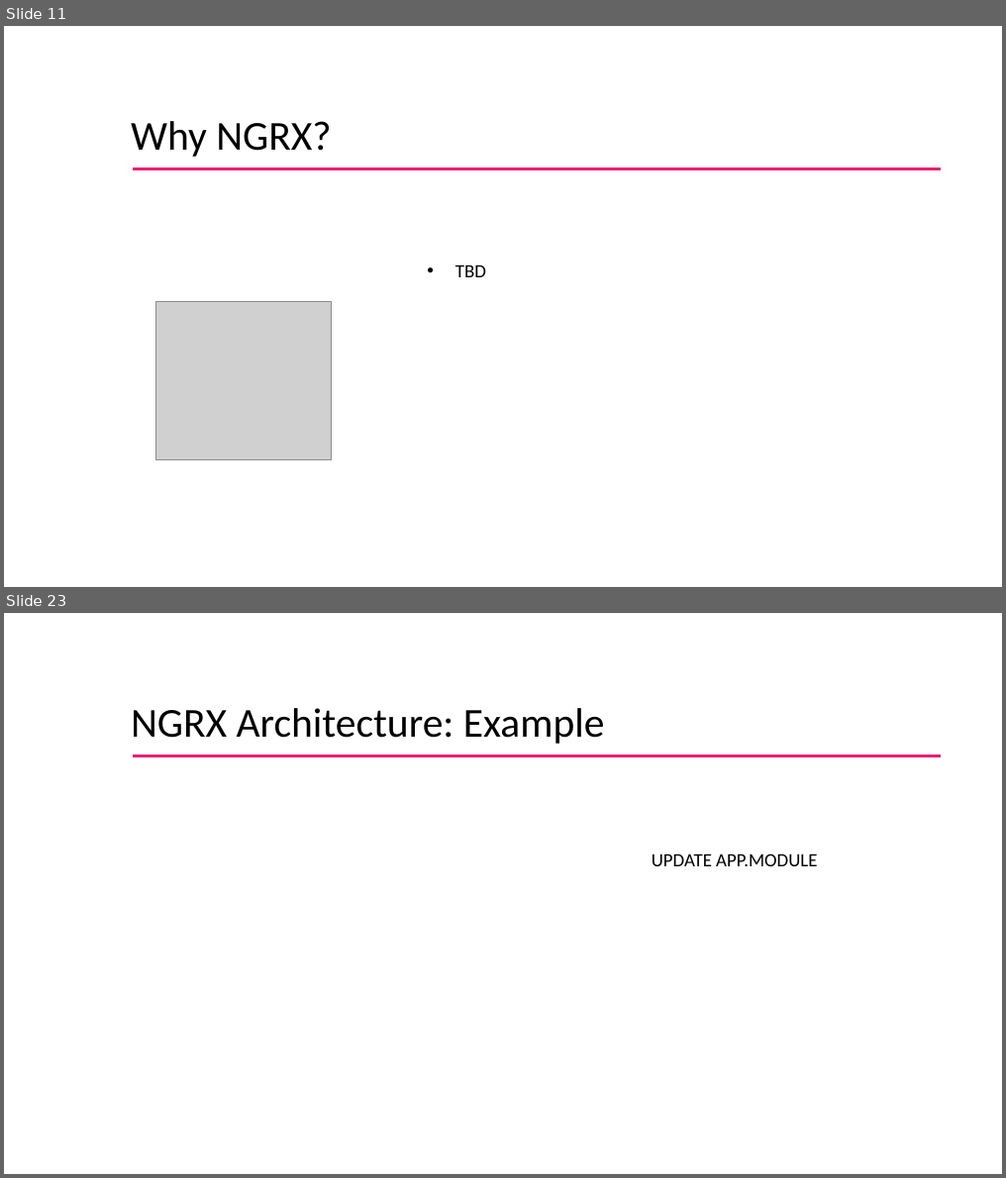
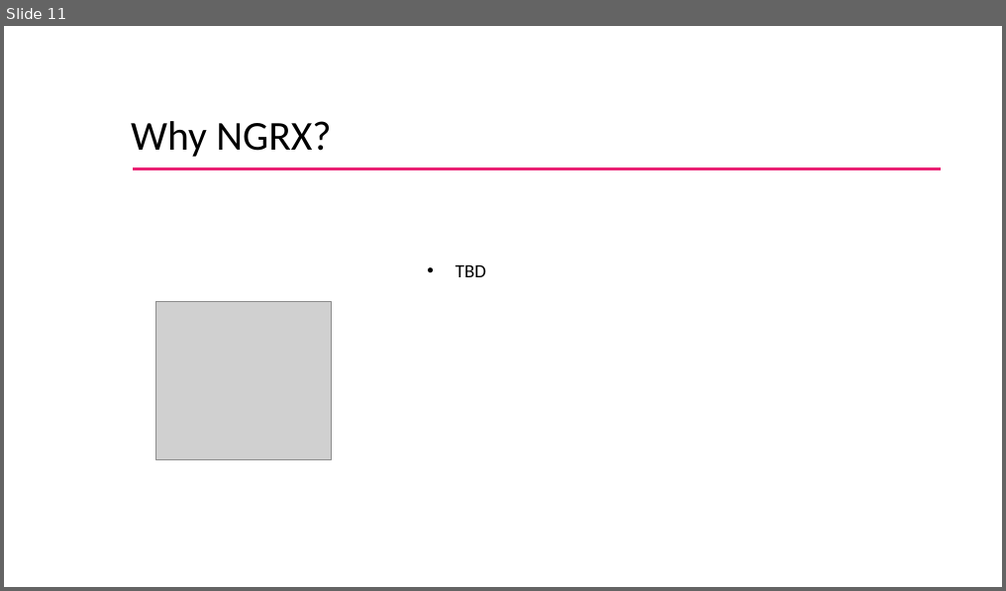
Before and after one commit to rkrandhir/globalForm, a slide deck: NGRX_tech_session.pptx. Shown one above the other, each under a label of ours: slides 11 and 23 before the commit, slide 11 after it; the slides between them are not shown. The pictures are 1006x1178 and 1006x591 pixels, drawn with LibreOffice and Linux fonts; fonts in the diff are those of the drawing; grey boxes stand for pictures; background and template pictures are left out. Boxes give left, top, right and bottom in pixels: in the first picture for what was removed or moved away, otherwise in the second. Text is boxed around its words. In the diff, an @@ line names an element or a change of style, - is before the commit and + after.

```diff
--- a/NGRX_tech_session.pptx
+++ b/NGRX_tech_session.pptx
@@ slide 23 removed at bbox=[4, 613, 1002, 1174], background #FFFFFF @@
@@ title removed at bbox=[131, 708, 605, 744] @@
-NGRX Architecture: Example
@@ line removed from (134, 756) to (941, 756) @@
@@ text removed at bbox=[651, 854, 817, 866] @@
-UPDATE APP.MODULE
@@ page number removed at bbox=[758, 1131, 970, 1161] @@
-23
```
Also in this commit, not shown: 4 slides changed, 5 slides added, 12 other slides removed.
